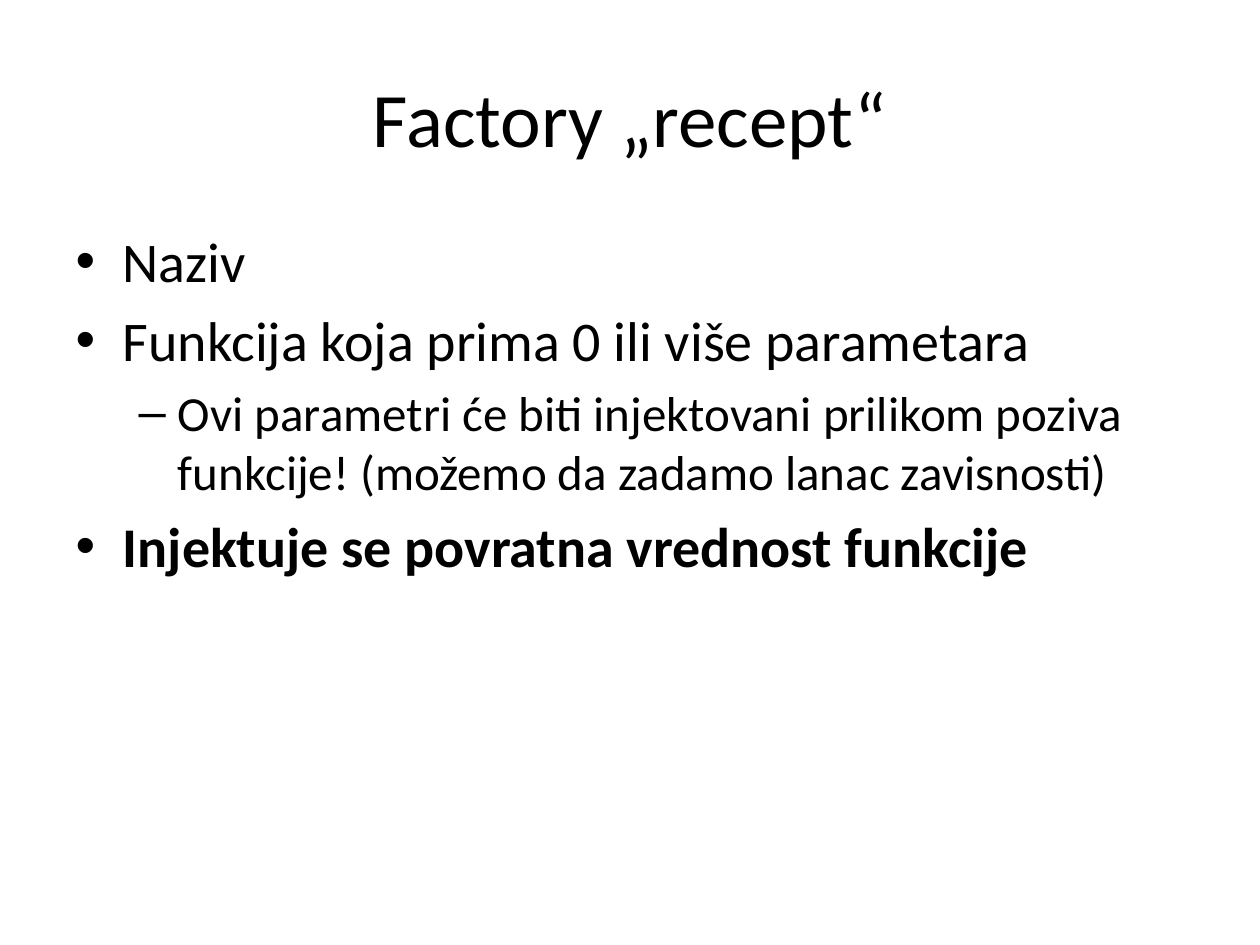
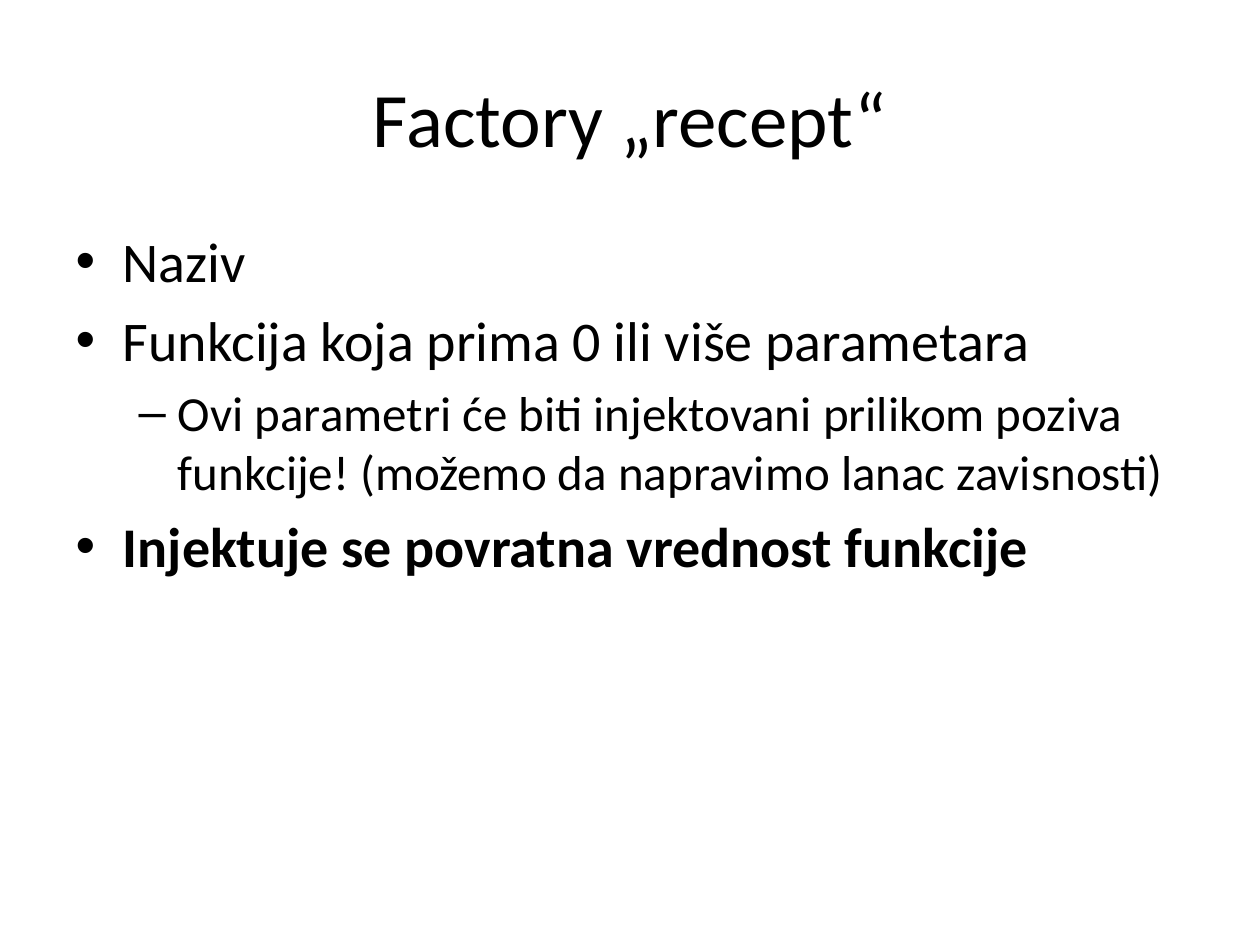
Before and after one commit to XWS2016/AngularJS, a slide deck: slide 24 of 05_Servisi/05 Servisi.pptx. Drawn at 1260x945 pixels with LibreOffice and Linux fonts; fonts in the diff are those of the drawing. Boxes give left, top, right and bottom in pixels: in the first picture for what was removed or moved away, otherwise in the second. Text is boxed around its words. In the diff, an @@ line names an element or a change of style, - is before the commit and + after.

```diff
--- a/05_Servisi/05 Servisi.pptx
+++ b/05_Servisi/05 Servisi.pptx
@@ text at bbox=[178, 397, 1163, 499]: text changed @@
-  – Ovi parametri će biti injektovani prilikom poziva funkcije! (možemo da zadamo lanac zavisnosti)
+  – Ovi parametri će biti injektovani prilikom poziva funkcije! (možemo da napravimo lanac zavisnosti)
```
Also in this commit, not shown: 8 other slides changed, 25 other files.
